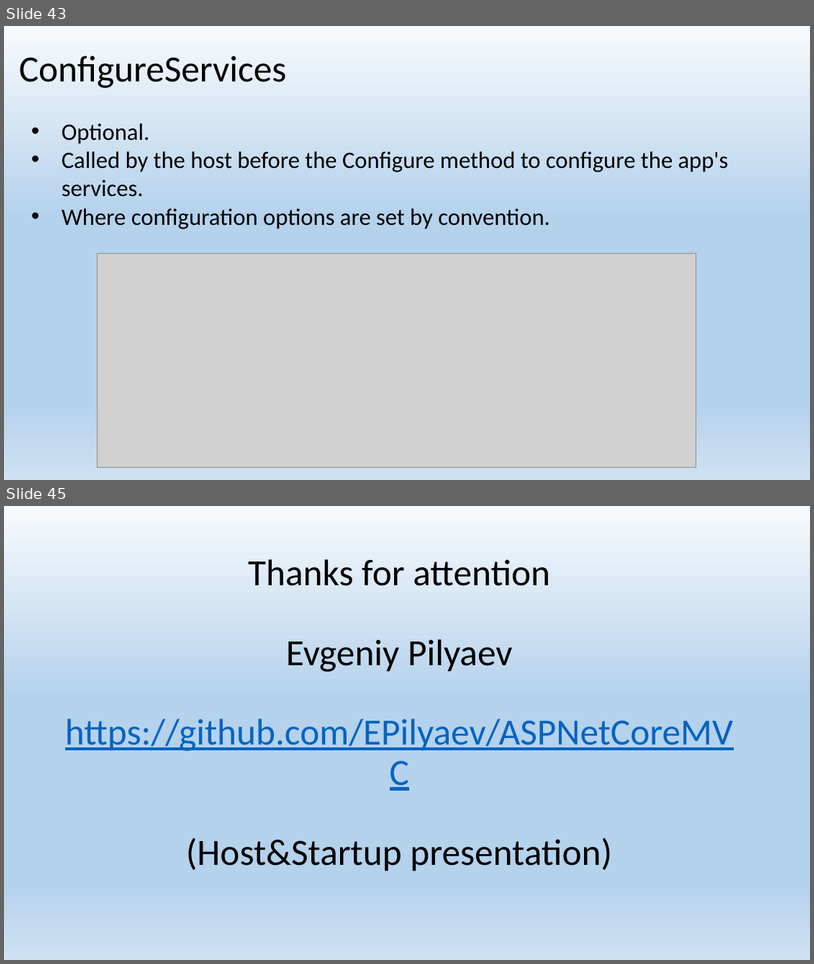
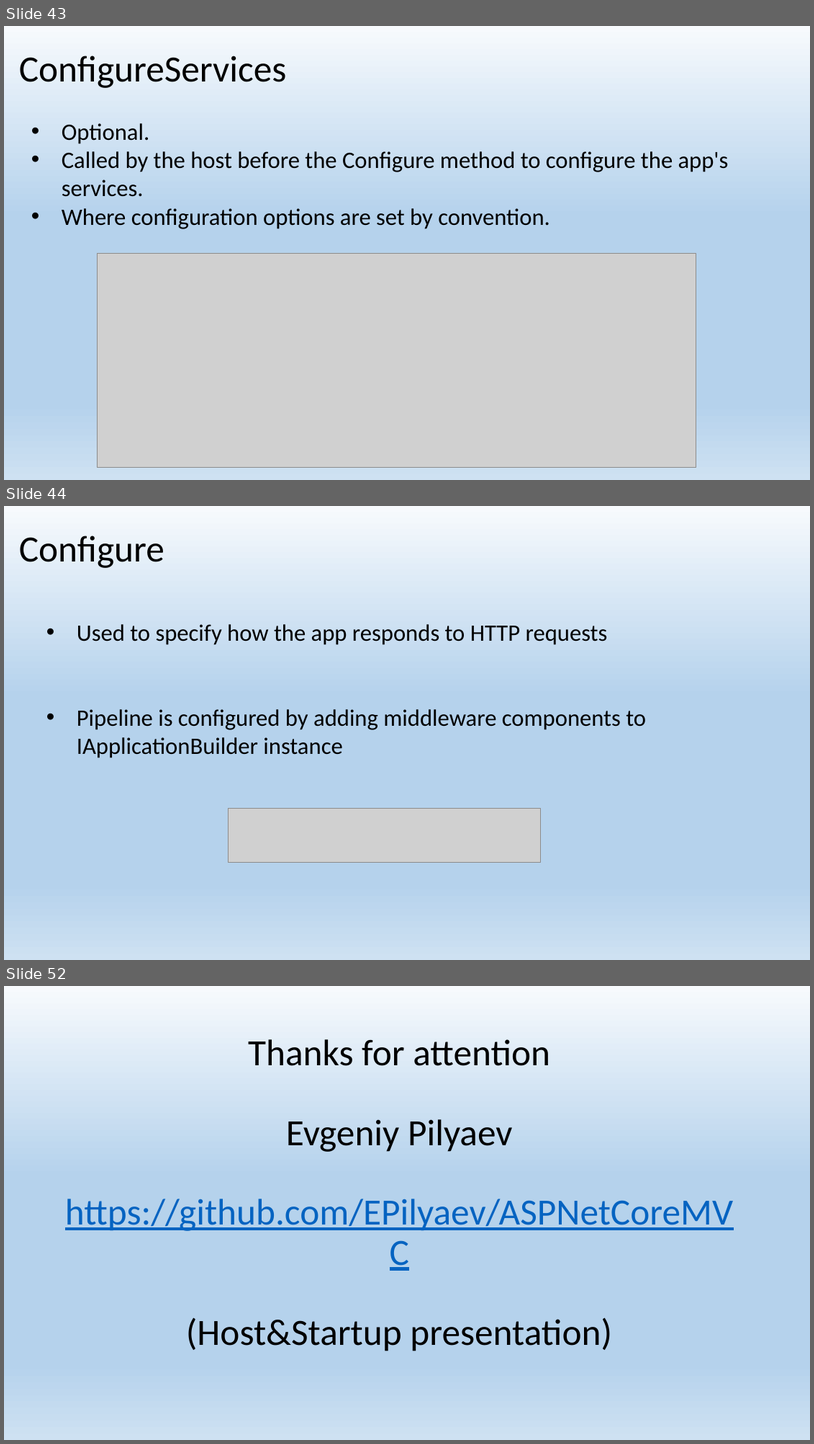
Before and after one commit to EPilyaev/ASPNetCoreMVC, a slide deck: Host&Startup.pptx. Shown one above the other, each under a label of ours: slides 43 and 45 before the commit, slides 43, 44 and 52 after it; the slides between them are not shown. The pictures are 814x964 and 814x1444 pixels, drawn with LibreOffice and Linux fonts; fonts in the diff are those of the drawing; grey boxes stand for pictures. Boxes give left, top, right and bottom in pixels: in the first picture for what was removed or moved away, otherwise in the second. Text is boxed around its words. In the diff, an @@ line names an element or a change of style, - is before the commit and + after.

```diff
--- a/Host&Startup.pptx
+++ b/Host&Startup.pptx
@@ slide 44 added at (4,506,810,960), background gradient #F7FAFD to #B5D2EC to #CEE1F2 @@
@@ title added at (19,536,165,568), 44 pt, text #000000 @@
+Configure
@@ text added at (77,624,646,758), 28 pt, text #000000 @@
+• Used to specify how the app responds to HTTP requests
+• Pipeline is configured by adding middleware components to IApplicationBuilder instance
@@ picture added at (228,808,540,862) @@
@@ what was slide 45 is now slide 52 @@
```
Also in this commit, not shown: 7 other slides added, 1 slide removed, 4 other files.
